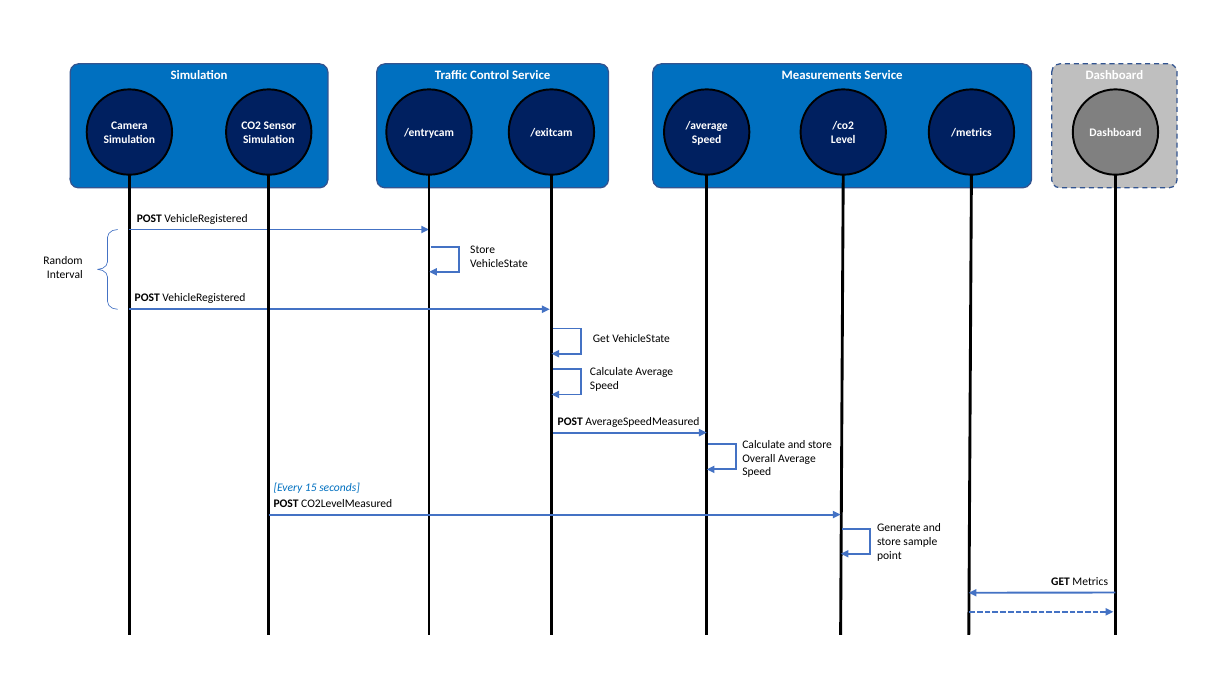
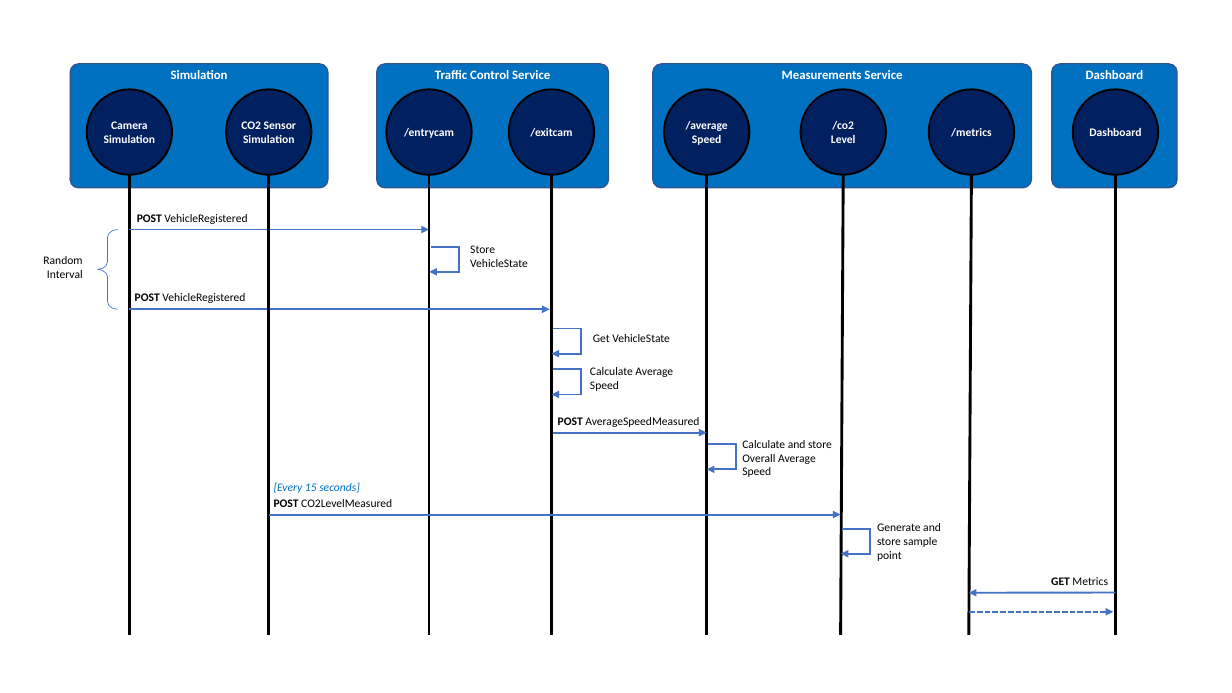
Before and after one commit to EdwinVW/inhouse-event-workshop, a slide deck: slide 3 of img/Figures.pptx. Drawn at 1232x693 pixels with LibreOffice and Linux fonts; fonts in the diff are those of the drawing. Boxes give left, top, right and bottom in pixels: in the first picture for what was removed or moved away, otherwise in the second. Text is boxed around its words. In the diff, an @@ line names an element or a change of style, - is before the commit and + after.

```diff
--- a/img/Figures.pptx
+++ b/img/Figures.pptx
@@ rounded rectangle "Dashboard" at bbox=[1052, 64, 1177, 188]: fill #BFBFBF to #0070C0; outline #325491 1 pt dashed to #325491 1 pt @@
@@ ellipse "Dashboard" at bbox=[1073, 90, 1158, 175]: fill #808080 to #002060 @@
```
Also in this commit, not shown: 1 other slide changed, 3 other files.
